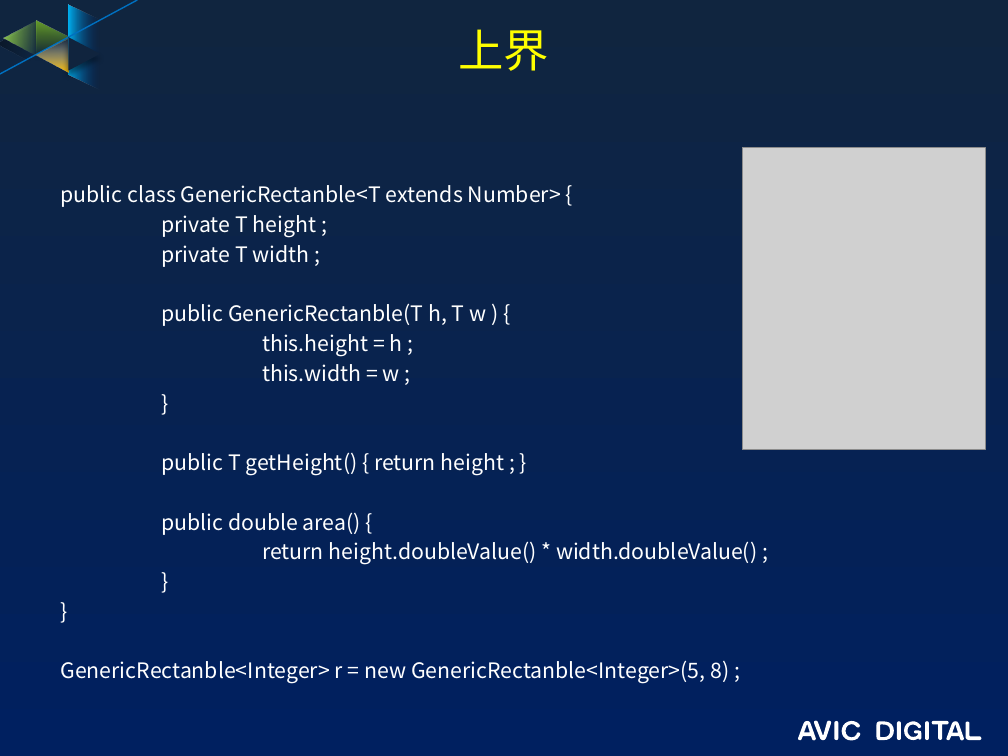
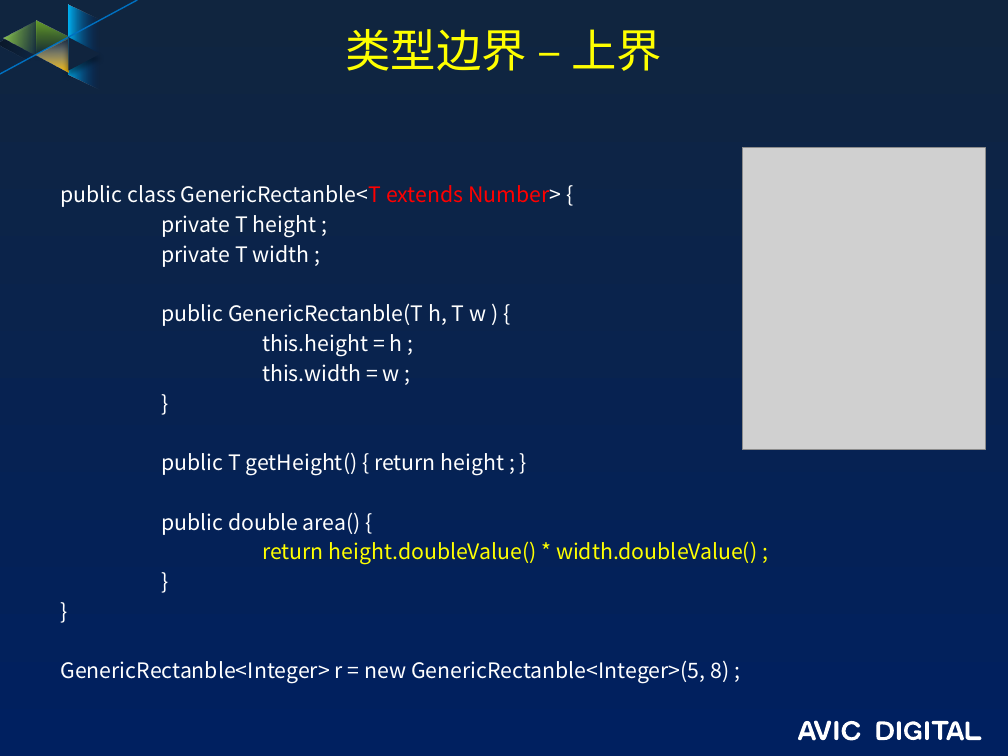
Before and after one commit to guofengzh/java-way, a slide deck: slide 7 of java/docs/06-java-泛型.pptx. Drawn at 1008x756 pixels with LibreOffice and Linux fonts; fonts in the diff are those of the drawing; grey boxes stand for pictures; background and template pictures are left out. Boxes give left, top, right and bottom in pixels: in the first picture for what was removed or moved away, otherwise in the second. Text is boxed around its words. In the diff, an @@ line names an element or a change of style, - is before the commit and + after.

```diff
--- a/java/docs/06-java-泛型.pptx
+++ b/java/docs/06-java-泛型.pptx
@@ title at (346,29,663,71): text changed @@
-上界
+类型边界 – 上界
@@ text at (60,185,757,565): text colour #FFFFFF to #FF0000 in "GenericRectanble<T extends Number>"; text colour #FFFFFF to #FFFF00 in "return height.doubleValue() * width.doubleValue() ;" @@
```
Also in this commit, not shown: 2 other slides changed, 3 slides added, 2 other files.
